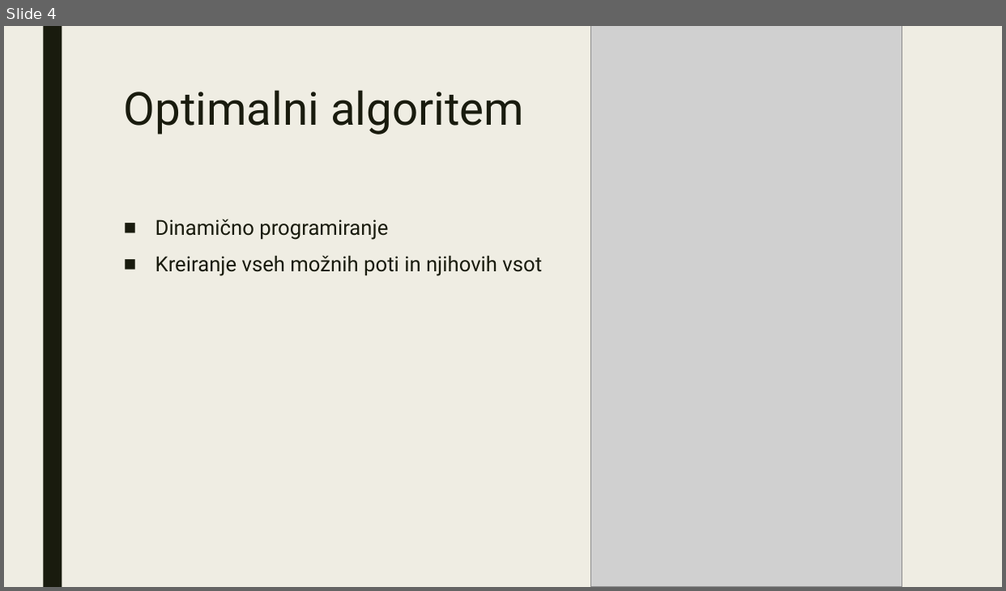
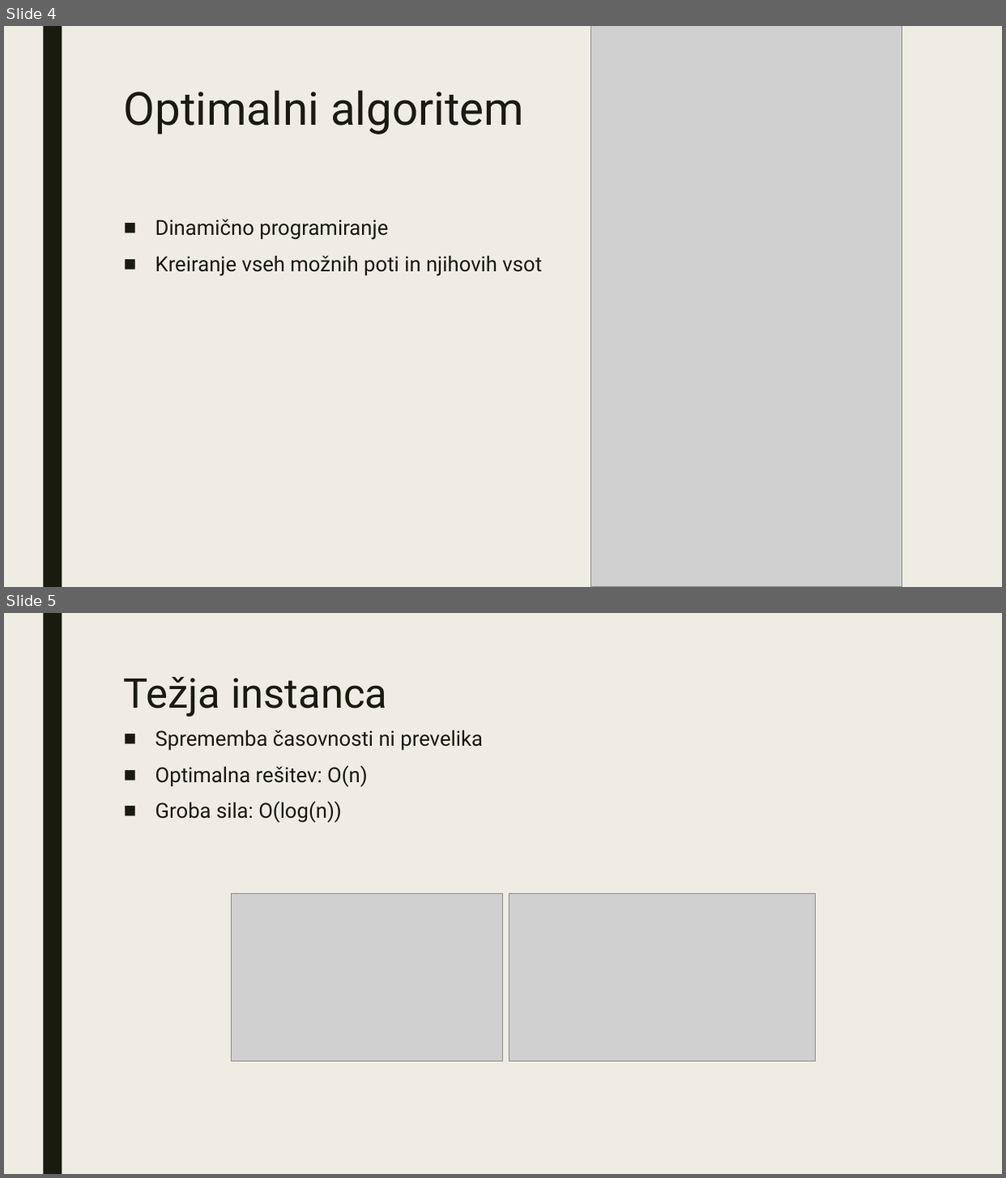
Before and after one commit to mcentrih/CPSystems, a slide deck: ATRUP/ATURPpredstavitev.pptx. Shown one above the other, each under a label of ours: slide 4 before the commit, slides 4 and 5 after it. The pictures are 1006x591 and 1006x1178 pixels, drawn with LibreOffice and Linux fonts; fonts in the diff are those of the drawing; grey boxes stand for pictures. Boxes give left, top, right and bottom in pixels: in the first picture for what was removed or moved away, otherwise in the second. Text is boxed around its words. In the diff, an @@ line names an element or a change of style, - is before the commit and + after.

```diff
--- a/ATRUP/ATURPpredstavitev.pptx
+++ b/ATRUP/ATURPpredstavitev.pptx
@@ slide 5 added at <box>4,613,1002,1174</box>, background #EFEDE3; not listed: 1 template element that a slide beside it also shows @@
@@ title added at <box>124,677,387,717</box>, 39.6 pt, text #191B0E @@
+Težja instanca
@@ text added at <box>155,730,483,823</box>, 20 pt, text #191B0E @@
+■ Sprememba časovnosti ni prevelika
+■ Optimalna rešitev: O(n)
+■ Groba sila: O(log(n))
@@ picture added at <box>231,894,503,1062</box> @@
@@ picture added at <box>509,894,815,1062</box> @@
```
Also in this commit, not shown: 1 slide changed, 1 other slide added, 1 slide removed, 24 other files.
